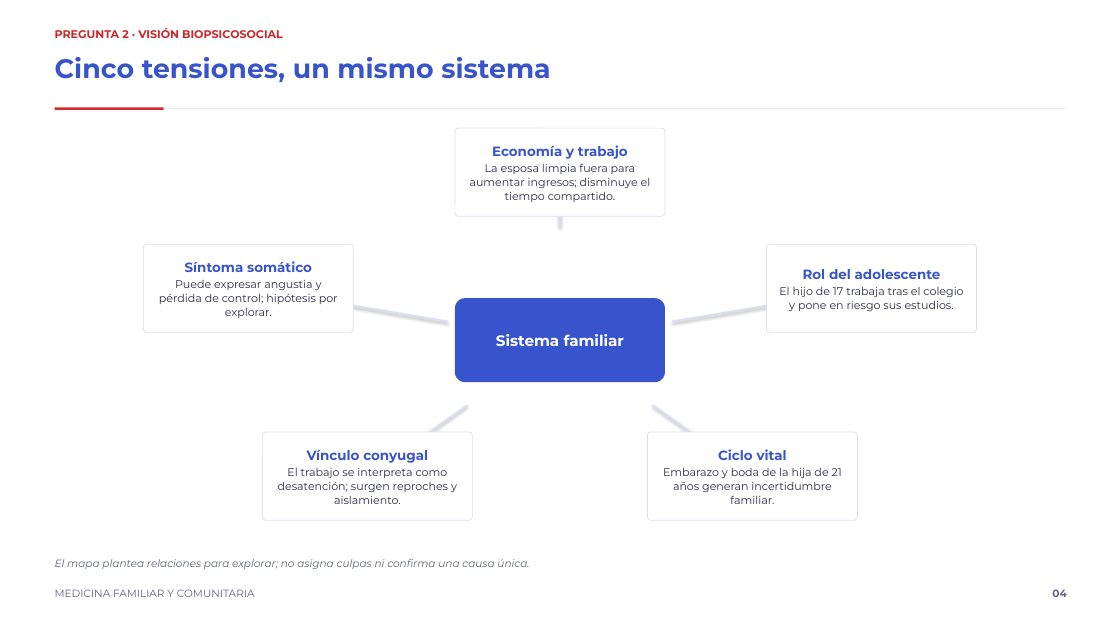
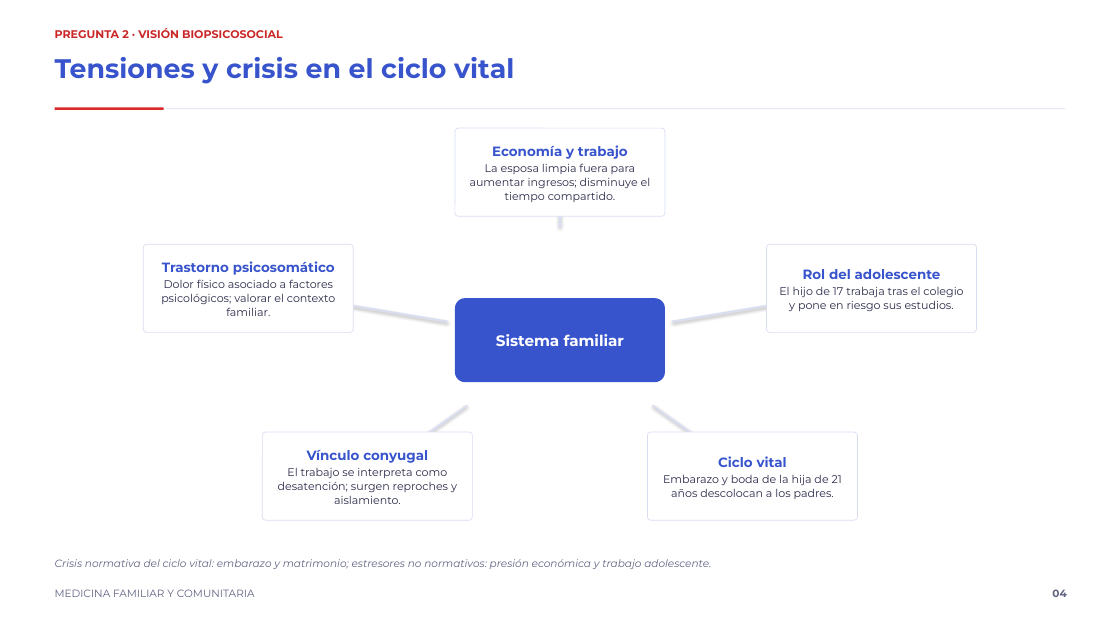
Before and after one commit to rpsin9096/slide-repo-v1, a slide deck: slide 4 of presentacion_caso4_prado_es.pptx. Drawn at 1120x630 pixels with LibreOffice and Linux fonts; fonts in the diff are those of the drawing. Boxes give left, top, right and bottom in pixels: in the first picture for what was removed or moved away, otherwise in the second. Text is boxed around its words. In the diff, an @@ line names an element or a change of style, - is before the commit and + after.

Commit message:
Refine Spanish deck for UCP Trabajo 3 rubric

```diff
--- a/presentacion_caso4_prado_es.pptx
+++ b/presentacion_caso4_prado_es.pptx
@@ text at <box>55,57,514,84</box>: text changed @@
-Cinco tensiones, un mismo sistema
+Tensiones y crisis en el ciclo vital
@@ text at <box>161,261,335,316</box>: text changed @@
-Síntoma somático
-Puede expresar angustia y pérdida de control; hipótesis por explorar.
+Trastorno psicosomático
+Dolor físico asociado a factores psicológicos; valorar el contexto familiar.
@@ text at <box>663,475,842,499</box>: text changed @@
-Embarazo y boda de la hija de 21 años generan incertidumbre familiar.
+Embarazo y boda de la hija de 21 años descolocan a los padres.
@@ text at <box>55,559,711,569</box>: text changed @@
-El mapa plantea relaciones para explorar; no asigna culpas ni confirma una causa única.
+Crisis normativa del ciclo vital: embarazo y matrimonio; estresores no normativos: presión económica y trabajo adolescente.
```
Also in this commit, not shown: 7 other slides changed, 1 slide added, 1 slide removed, 1 other file.
